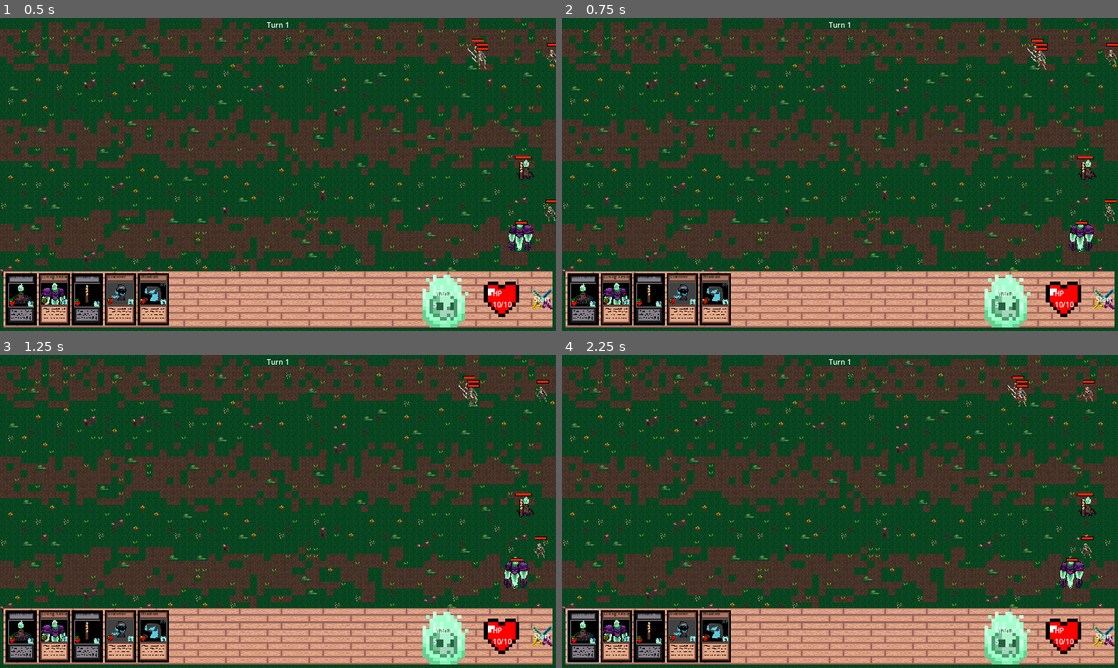
Above: before the commit, frames 1-4 (two rows, left to right).
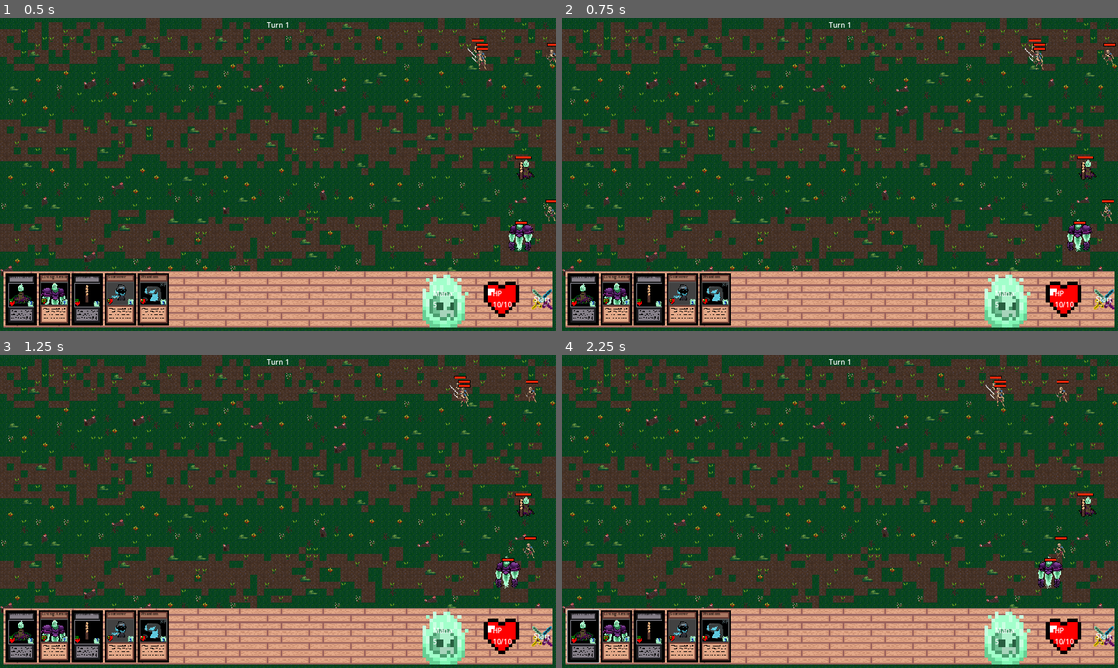
Above: after the commit, the same moments.

Repository: LLocke8/LudumDare55
Game: Godot game, scene res://Map/Livelli/Livello1.tscn
The game is run twice, just before and just after one commit, with the same random seed, the same clock (stepped at 60 frames per second) and the same inputs. The project has no main scene, so this scene is started directly. The engine's default icon, where the game draws it, is replaced by a stand-in: a white triangle on a blue panel in a dark square.
Inputs (mouse positions are in pixels of both pictures, inside the frame that each line leads up to):
- Up to frame 1 (0.5 s): no input
- Up to frame 2 (0.75 s): click "Start" at 0.5 s
- Up to frame 3 (1.25 s): no input
- Up to frame 4 (2.25 s): click "Start" at 1.25 s; click (584, 636) at 2.02 s

Frame 1 is identical in both runs. In frame 2, 0.6% of the frame differs, in the area x 83-100%, y 6-75%; in frame 3, 0.9%; in frame 4, 1.1%, in the area x 76-96%, y 6-75%.
Error after the commit: Invalid access to property or key 'target' on a base object of type 'Nil'. (res://Entity/Unit/Skeleton)

Commit message:
Cambiamenti di bilancio

Diff:
--- a/Entity/Structure/Wisp turret/Wisp turret.gd
+++ b/Entity/Structure/Wisp turret/Wisp turret.gd
@@ -7,6 +7,6 @@
 func _ready():
 	super()
 	if is_player:
-		attack_node.position += Vector2(80,0)
+		attack_node.position += Vector2(110,0)
 	else:
-		attack_node.position += Vector2(-80,0)
+		attack_node.position += Vector2(-110,0)
--- a/Entity/Structure/Wisp turret/Wisp turret.tscn
+++ b/Entity/Structure/Wisp turret/Wisp turret.tscn
@@ -20,7 +20,7 @@
 size = Vector2(48, 48)
 
 [sub_resource type="RectangleShape2D" id="RectangleShape2D_5xk20"]
-size = Vector2(220, 70)
+size = Vector2(270, 70)
 
 [node name="Wisp Turret" node_paths=PackedStringArray("attack_node") instance=ExtResource("1_8koxj")]
 script = ExtResource("2_4ktx3")
@@ -35,5 +35,5 @@
 shape = SubResource("RectangleShape2D_l2xgd")
 
 [node name="Attack" parent="." index="2" instance=ExtResource("3_ll7fd")]
-damage = 20
+damage = 2
 shape = SubResource("RectangleShape2D_5xk20")
--- a/Entity/Unit/Living Wisp/Living_Wisp.tscn
+++ b/Entity/Unit/Living Wisp/Living_Wisp.tscn
@@ -29,9 +29,10 @@
 script = ExtResource("2_ickbr")
 aggro_node = NodePath("Aggro")
 attack_node = NodePath("Attack")
-speed = 15
-max_hp = 50
-hp = 50
+speed = 45
+max_hp = 70
+hp = 70
+damage_to_opponent = 8
 
 [node name="AnimatedSprite2D" parent="." index="0"]
 sprite_frames = SubResource("SpriteFrames_8xa2f")
--- a/Entity/Unit/Mage Skeleton/Mage Skeleton.gd
+++ b/Entity/Unit/Mage Skeleton/Mage Skeleton.gd
@@ -20,6 +20,6 @@
 func _ready():
 	super()
 	if is_player:
-		attack_node.position += Vector2(80,0)
+		attack_node.position += Vector2(100,0)
 	else:
-		attack_node.position += Vector2(-80,0)
+		attack_node.position += Vector2(-100,0)
--- a/Entity/Unit/Mage Skeleton/Mage Skeleton.tscn
+++ b/Entity/Unit/Mage Skeleton/Mage Skeleton.tscn
@@ -23,19 +23,19 @@
 radius = 100.0
 
 [sub_resource type="RectangleShape2D" id="RectangleShape2D_bpwp6"]
-size = Vector2(200, 60)
+size = Vector2(230, 65)
 
 [sub_resource type="CircleShape2D" id="CircleShape2D_vw06h"]
 radius = 65.0
 
-[node name="Mage_Skeleton" node_paths=PackedStringArray("aggro_node", "attack_node", "melee_attack_node") instance=ExtResource("1_7gmr2")]
+[node name="Mage_Skeleton" node_paths=PackedStringArray("aggro_node", "attack_node") instance=ExtResource("1_7gmr2")]
 script = ExtResource("2_lth5v")
 aggro_node = NodePath("Aggro")
 attack_node = NodePath("Attack")
-melee_attack_node = NodePath("Attack2")
-speed = 30
+speed = 60
 max_hp = 5
 hp = 5
+damage_to_opponent = 4
 
 [node name="AnimatedSprite2D" parent="." index="0"]
 sprite_frames = SubResource("SpriteFrames_vs54v")
@@ -52,8 +52,7 @@
 attack_speed = 1.0
 shape = SubResource("RectangleShape2D_bpwp6")
 
-[node name="Attack2" parent="." index="4" node_paths=PackedStringArray("primary") instance=ExtResource("3_yd0tb")]
+[node name="Attack2" parent="." index="4" instance=ExtResource("3_yd0tb")]
 damage = 2
 attack_speed = 1.0
-primary = NodePath("../Attack")
 shape = SubResource("CircleShape2D_vw06h")
--- a/Entity/Unit/Phantom/Phantom.tscn
+++ b/Entity/Unit/Phantom/Phantom.tscn
@@ -29,9 +29,10 @@
 script = ExtResource("2_rrha6")
 aggro_node = NodePath("Aggro")
 attack_node = NodePath("Attack")
-speed = 60
+speed = 120
 max_hp = 4
 hp = 4
+damage_to_opponent = 4
 
 [node name="AnimatedSprite2D" parent="." index="0"]
 sprite_frames = SubResource("SpriteFrames_o5pce")
--- a/Entity/Unit/Shield Skeleton/Shield Skeleton.tscn
+++ b/Entity/Unit/Shield Skeleton/Shield Skeleton.tscn
@@ -30,7 +30,7 @@
 script = ExtResource("2_je3e2")
 aggro_node = NodePath("Aggro")
 attack_node = NodePath("Attack")
-speed = 30
+speed = 60
 max_hp = 13
 hp = 13
 
--- a/Entity/Unit/Skeleton Archer/Skeleton Archer.tscn
+++ b/Entity/Unit/Skeleton Archer/Skeleton Archer.tscn
@@ -28,14 +28,14 @@
 [sub_resource type="CircleShape2D" id="CircleShape2D_qbk2o"]
 radius = 65.0
 
-[node name="Skeleton Archer" node_paths=PackedStringArray("aggro_node", "attack_node", "melee_attack_node") instance=ExtResource("1_p7uyb")]
+[node name="Skeleton Archer" node_paths=PackedStringArray("aggro_node", "attack_node") instance=ExtResource("1_p7uyb")]
 script = ExtResource("2_swggk")
 aggro_node = NodePath("Aggro")
 attack_node = NodePath("Attack")
-melee_attack_node = NodePath("Attack2")
-speed = 36
+speed = 72
 max_hp = 3
 hp = 3
+damage_to_opponent = 3
 
 [node name="AnimatedSprite2D" parent="." index="0"]
 sprite_frames = SubResource("SpriteFrames_as7wa")
@@ -51,8 +51,7 @@
 attack_speed = 1.0
 shape = SubResource("RectangleShape2D_y2hbc")
 
-[node name="Attack2" parent="." index="4" node_paths=PackedStringArray("primary") instance=ExtResource("3_hwobs")]
+[node name="Attack2" parent="." index="4" instance=ExtResource("3_hwobs")]
 damage = 1
 attack_speed = 1.0
-primary = NodePath("../Attack")
 shape = SubResource("CircleShape2D_qbk2o")
--- a/Entity/Unit/Sword Skeleton/Sword_Skeleton.tscn
+++ b/Entity/Unit/Sword Skeleton/Sword_Skeleton.tscn
@@ -29,9 +29,10 @@
 script = ExtResource("2_76mpt")
 aggro_node = NodePath("Aggro")
 attack_node = NodePath("Attack")
-speed = 30
+speed = 60
 max_hp = 7
 hp = 7
+damage_to_opponent = 2
 
 [node name="AnimatedSprite2D" parent="." index="0"]
 scale = Vector2(0.994791, 0.990365)
